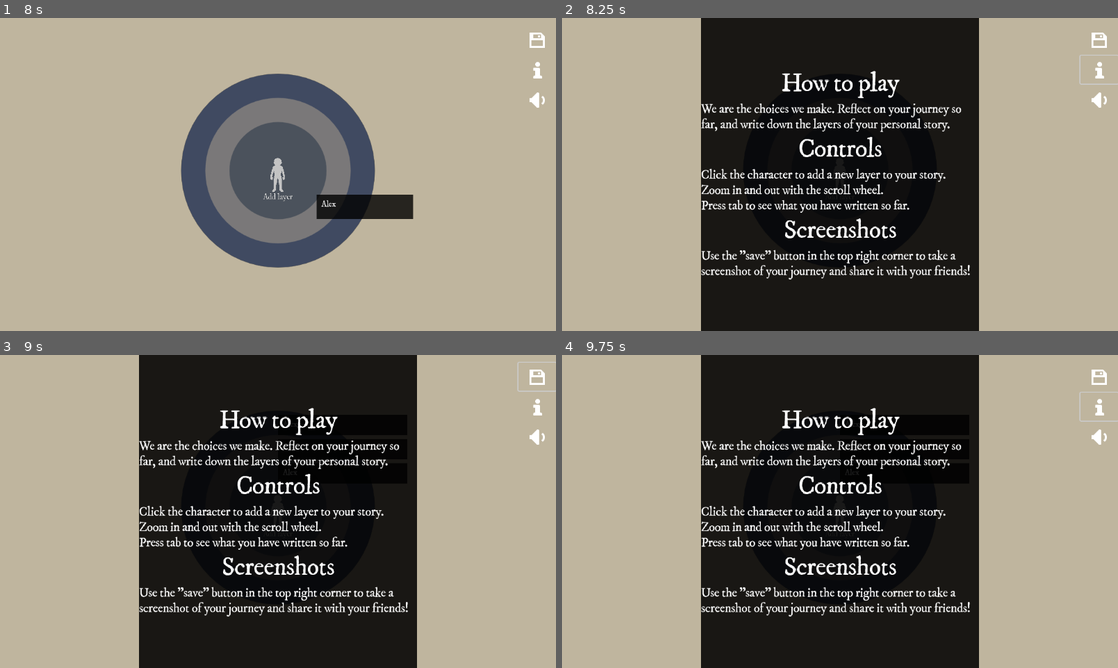
Above: before the commit, frames 1-4 (two rows, left to right).
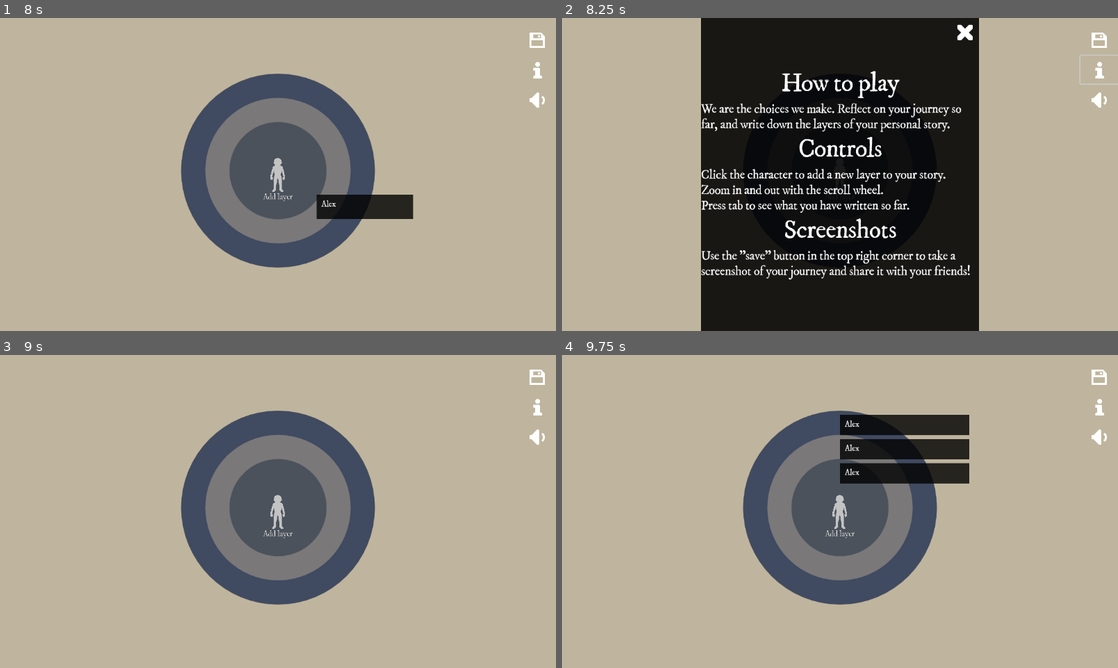
Above: after the commit, the same moments.

Repository: francosorbello/the-hand-that-guides-me
Game: Godot game, scene res://main.tscn
Same seed, same stepped clock (60 frames per second), same inputs: the game is played once before the commit and once after it.
Inputs (mouse positions are in pixels of both pictures, inside the frame that each line leads up to; where the layout moved, square brackets give the same spot in the first picture):
- Up to frame 1 (8 s): click (539, 39) at 0.5 s; click "[center]Add layer[/center]" at 1.25 s; click (278, 165) at 2.02 s; type "Alex" at 2.1 s; click "OK" at 2.75 s; click (539, 39) at 3.5 s; click "[center]Add layer[/center]" at 4.25 s; click "OK" at 5 s; click (539, 39) at 5.75 s; click "[center]Add layer[/center]" at 6.5 s; click "OK" at 7.25 s
- Up to frame 2 (8.25 s): click (1101, 71) at 8 s
- Up to frame 3 (9 s): click (400, 367) [539, 376] at 8.75 s
- Up to frame 4 (9.75 s): move the mouse to (962, 495) at 9.52 s; tap Tab (show_tooltips) at 9.6 s

Frame 1 is identical in both runs. In frame 2, 0.1% of the frame differs, in the area x 71-74%, y 2-8%; in frame 3, 50%, in the area x 25-100%, y 0-100%; in frame 4, 48%.

Commit message:
added button to close tutorial. fixed screenshot labels not appearing when adding a new layer

Diff:
--- a/circle/view/circle_manager.gd
+++ b/circle/view/circle_manager.gd
@@ -29,9 +29,9 @@
 
     # circle_container.add_child(circle)
     add_child(circle)
+    circles.append(circle)
     circle_created.emit(circle)
 
-    circles.append(circle)
 
 
 
--- a/main.tscn
+++ b/main.tscn
@@ -8,6 +8,7 @@
 [ext_resource type="PackedScene" uid="uid://dd8gd32amx4ql" path="res://utils/color_manager.tscn" id="2_j6bn2"]
 [ext_resource type="PackedScene" uid="uid://b2iyco0sfmy2f" path="res://ui/sound_button.tscn" id="2_kqbtn"]
 [ext_resource type="Script" path="res://ui/bg.gd" id="2_krwko"]
+[ext_resource type="Texture2D" uid="uid://gcm0yaac58ei" path="res://assets/icons/cross.png" id="3_oroov"]
 [ext_resource type="PackedScene" uid="uid://6cyx6ald7r3t" path="res://circle/view/circle_manager.tscn" id="4_3ij8m"]
 [ext_resource type="Texture2D" uid="uid://qsdj4xnrp1qr" path="res://assets/icons/information.png" id="4_cjxov"]
 [ext_resource type="Script" path="res://ui/screenshot_tooltip_manager.gd" id="5_0nf8d"]
@@ -100,6 +101,18 @@
 bbcode_enabled = true
 text = "Use the \"save\" button in the top right corner to take a screenshot of your journey and share it with your friends!"
 fit_content = true
+
+[node name="Button" type="Button" parent="Tutorial/Tutorial/BG"]
+layout_mode = 1
+anchors_preset = 1
+anchor_left = 1.0
+anchor_right = 1.0
+offset_left = -8.0
+offset_bottom = 8.0
+grow_horizontal = 0
+icon = ExtResource("3_oroov")
+flat = true
+icon_alignment = 1
 
 [node name="CanvasLayer" type="CanvasLayer" parent="."]
 
@@ -256,6 +269,7 @@
 viewport = NodePath("../MainViewport/SubViewport")
 screenshot_tooltip_manager = NodePath("../MainViewport/SubViewport/Circles/SubViewport/ScreenshotTooltipManager")
 
+[connection signal="pressed" from="Tutorial/Tutorial/BG/Button" to="Tutorial/Tutorial" method="_on_button_pressed"]
 [connection signal="pressed" from="CanvasLayer/VBoxContainer/Screenshot" to="SaveScreenshot" method="_on_button_pressed"]
 [connection signal="pressed" from="CanvasLayer/VBoxContainer/TutorialBtn" to="Tutorial/Tutorial" method="_on_tutorial_btn_pressed"]
 [connection signal="circle_created" from="MainViewport/SubViewport/Circles/SubViewport/CircleManager" to="MainViewport/SubViewport/BG/SubViewport/BG" method="_on_circle_manager_circle_created"]
--- a/tutorial.gd
+++ b/tutorial.gd
@@ -5,3 +5,7 @@
 
 func _on_tutorial_btn_pressed() -> void:
     toggle_tutorial()
+
+func _on_button_pressed() -> void:
+    toggle_tutorial()
+    pass # Replace with function body.
Binary file added: assets/icons/cross.png
Not shown, added: assets/icons/cross.png.import
Not shown: 1 places in main.tscn that only renumber resources
